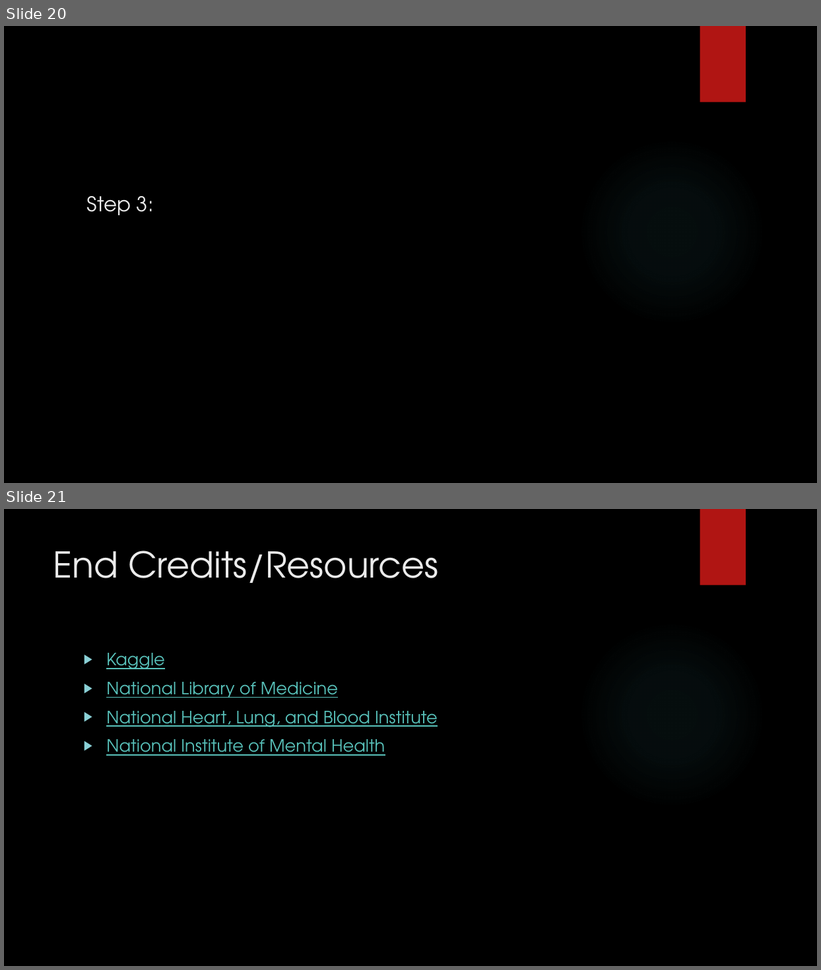
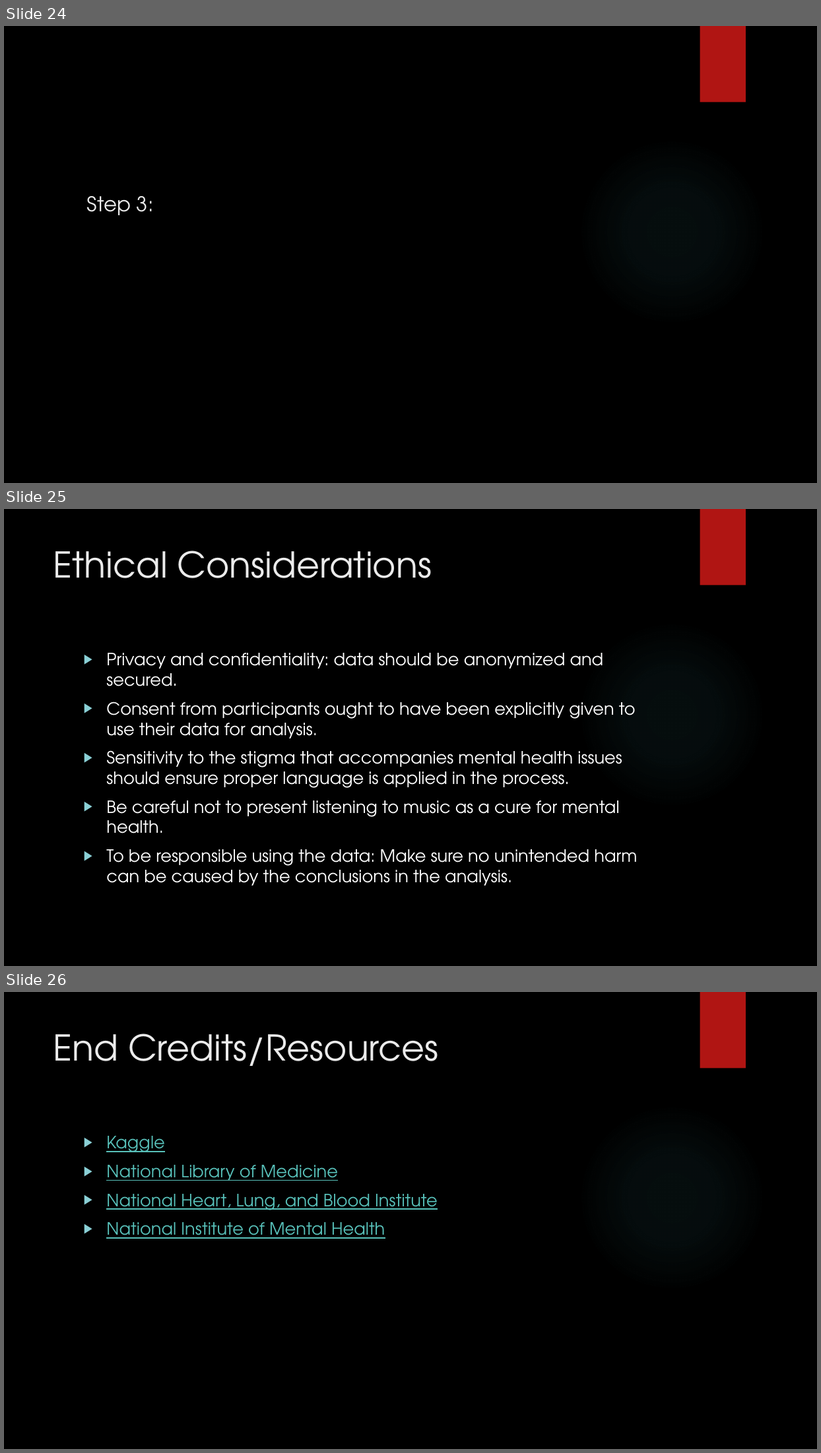
Before and after one commit to denisem77/PROJECT-3-, a slide deck: Presentation PowerPoint.pptx. Shown one above the other, each under a label of ours: slides 20 and 21 before the commit, slides 24, 25 and 26 after it. The pictures are 821x970 and 821x1453 pixels, drawn with LibreOffice and Linux fonts; fonts in the diff are those of the drawing; background and template pictures are left out. Boxes give left, top, right and bottom in pixels: in the first picture for what was removed or moved away, otherwise in the second. Text is boxed around its words. In the diff, an @@ line names an element or a change of style, - is before the commit and + after.

Commit message:
Updated PPT

```diff
--- a/Presentation PowerPoint.pptx
+++ b/Presentation PowerPoint.pptx
@@ slide 25 added at [4,509,817,966], background picture (left out); not listed: 2 template elements that a slide beside it also shows @@
@@ title added at [54,551,432,578], 42 pt, text #EBEBEB @@
+Ethical Considerations
@@ text added at [106,653,637,886], 20 pt, text #FFFFFF @@
+▶ Privacy and confidentiality: data should be anonymized and secured.
+▶ Consent from participants ought to have been explicitly given to use their data for analysis.
+▶ Sensitivity to the stigma that accompanies mental health issues should ensure proper language is applied in the process.
+▶ Be careful not to present listening to music as a cure for mental health.
+▶ To be responsible using the data: Make sure no unintended harm can be caused by the conclusions in the analysis.
@@ what was slide 20 is now slide 24 @@
@@ what was slide 21 is now slide 26 @@
```
Also in this commit, not shown: 4 other slides added.
